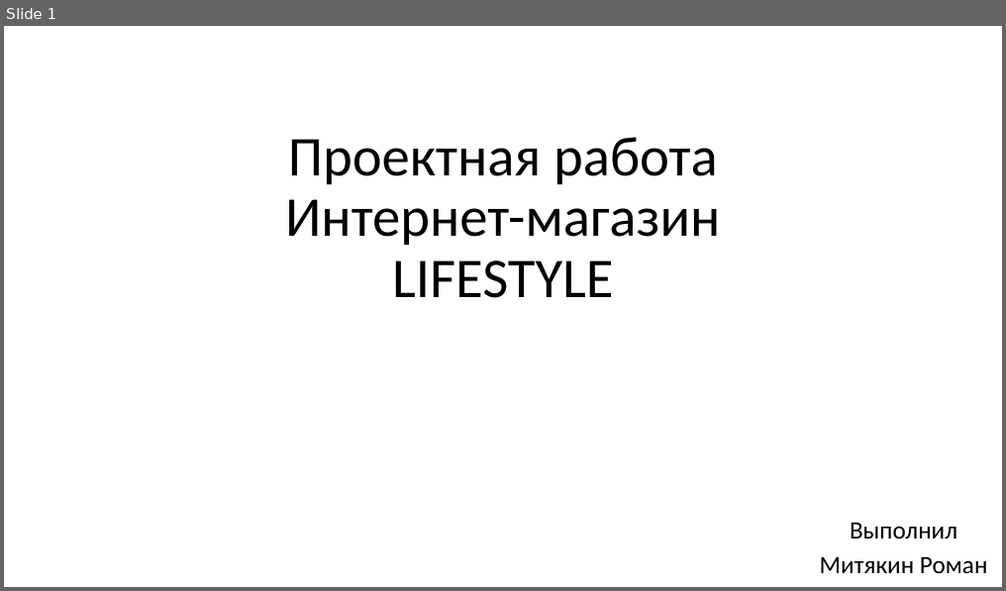
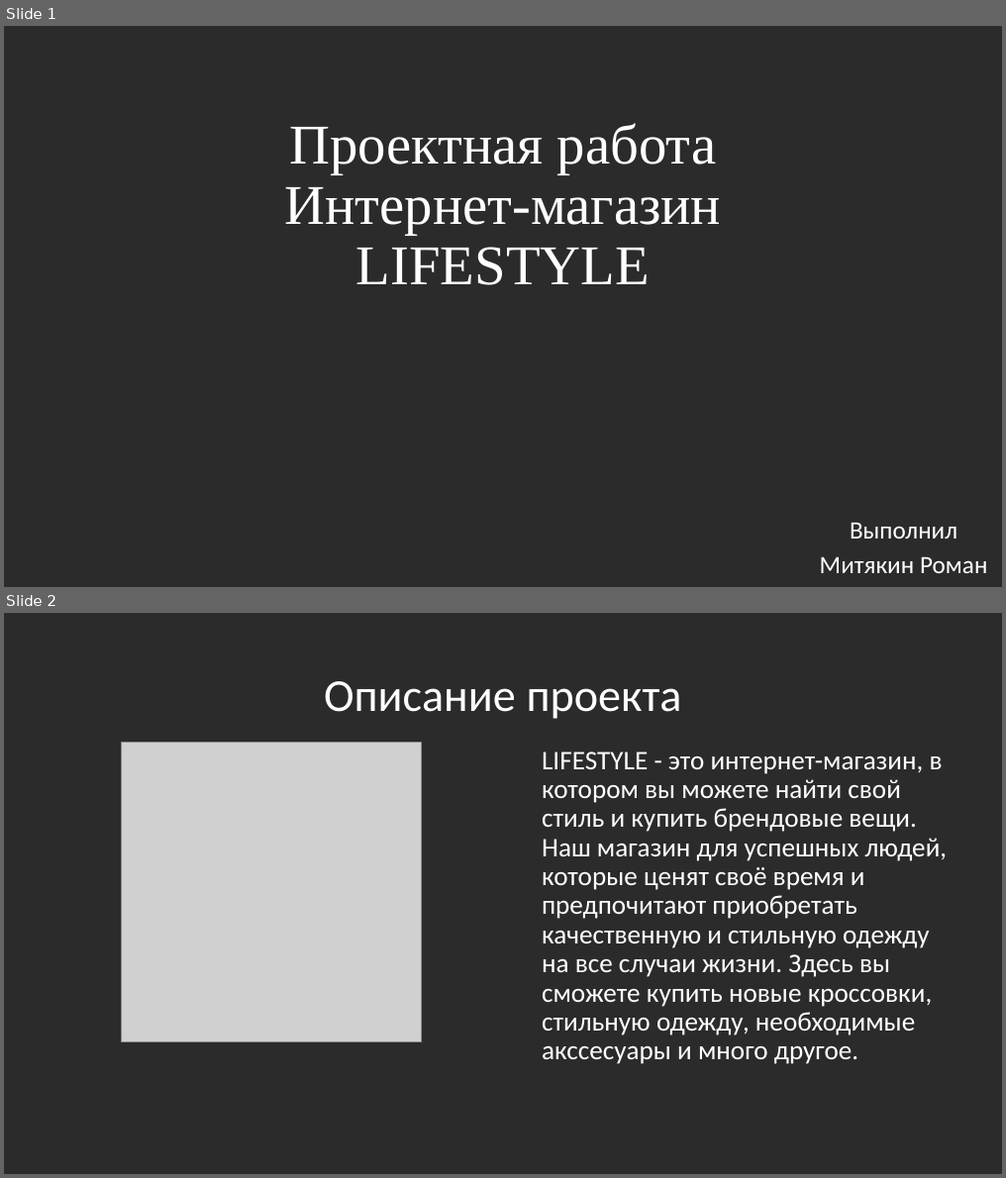
Before and after one commit to v1rus41l/onlinestore-project, a slide deck: about/presentation.pptx. Shown one above the other, each under a label of ours: slide 1 before the commit, slides 1 and 2 after it. The pictures are 1006x591 and 1006x1178 pixels, drawn with LibreOffice and Linux fonts; fonts in the diff are those of the drawing; grey boxes stand for pictures; background and template pictures are left out; a plain dark background stands for a picture behind light text. Boxes give left, top, right and bottom in pixels: in the first picture for what was removed or moved away, otherwise in the second. Text is boxed around its words. In the diff, an @@ line names an element or a change of style, - is before the commit and + after.

```diff
--- a/about/presentation.pptx
+++ b/about/presentation.pptx
@@ slide 2 added at (x1=4, y1=613, x2=1002, y2=1174), background picture (left out) @@
@@ title added at (x1=324, y1=681, x2=682, y2=719), 44 pt, text #FFFFFF @@
+Описание проекта
@@ picture added at (x1=122, y1=743, x2=422, y2=1043) @@
@@ text added at (x1=542, y1=752, x2=947, y2=1064), 25.9 pt, text #FFFFFF @@
+LIFESTYLE - это интернет-магазин, в котором вы можете найти свой стиль и купить брендовые вещи. Наш магазин для успешных людей, которые ценят своё время и предпочитают приобретать качественную и стильную одежду на все случаи жизни. Здесь вы сможете купить новые кроссовки, стильную одежду, необходимые акссесуары и много другое.
@@ slide 1 changed as well @@
@@ background #FFFFFF to picture (left out) @@
@@ title "Проектная работа Интернет-магазин LIFESTYLE" moved from (x1=285, y1=137, x2=720, y2=298) to (x1=285, y1=123, x2=722, y2=285) @@
@@ title "Проектная работа Интернет-магазин LIFESTYLE" at (x1=285, y1=123, x2=722, y2=285): font Calibri to Times New Roman, text colour #000000 to #FFFFFF @@
@@ subtitle "Выполнил" at (x1=820, y1=523, x2=987, y2=573): text colour #000000 to #FFFFFF @@
```
Also in this commit, not shown: 5 other slides changed, 3 other slides added, 4 slides removed, 18 other files.
